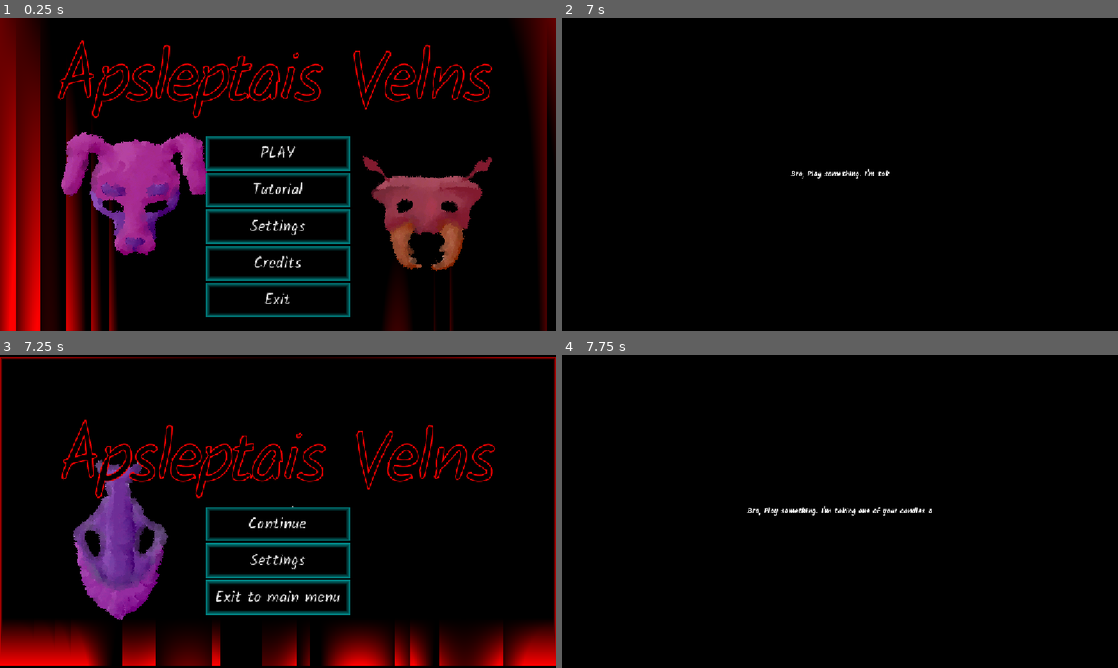
Above: before the commit, frames 1-4 (two rows, left to right).
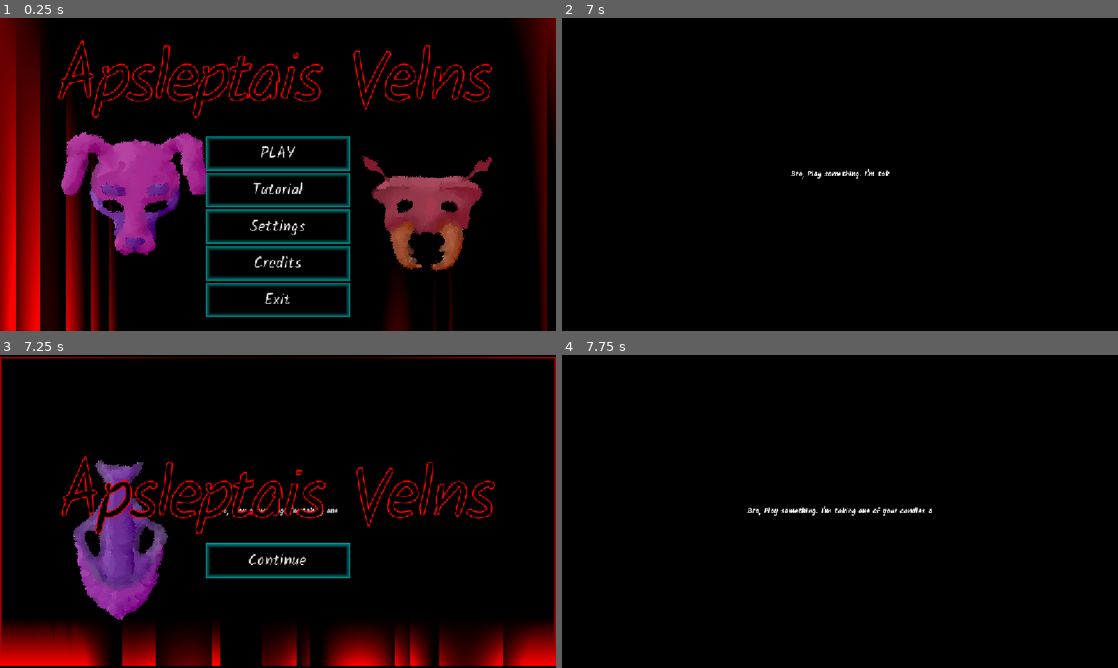
Above: after the commit, the same moments.

Repository: officialErnests/deus-ex-epidemia
Game: Godot game, scene res://Scenes/menus/main_menu.tscn
The game is run twice, just before and just after one commit, with the same random seed, the same clock (stepped at 60 frames per second) and the same inputs.
Inputs (mouse positions are in pixels of both pictures, inside the frame that each line leads up to):
- Up to frame 1 (0.25 s): no input
- Up to frame 2 (7 s): click "PLAY" at 0.5 s; click "Begin Battle" at 1.25 s; drag from (695, 205) to (695, 287) at 2.02 s; drag from (695, 287) to (695, 205) at 2.77 s; move the mouse to (745, 287) at 3.52 s; click (745, 287) at 3.67 s; drag from (789, 287) to (934, 287) at 4.27 s; drag from (840, 287) to (984, 287) at 5.02 s; tap Enter at 5.75 s; drag from (890, 287) to (745, 287) at 5.77 s; move the mouse to (934, 287) at 6.52 s; click (934, 287) at 6.67 s
- Up to frame 3 (7.25 s): tap Tab (Pause) at 7.15 s
- Up to frame 4 (7.75 s): click "Continue" at 7.25 s

Frames 1-2 are identical in both runs. In frame 3, 7.1% of the frame differs, in the area x 11-90%, y 20-84%; in frame 4, nothing differs.

Commit message:
READ PUSH
so when replaied multiple times it breaks down and cries
When you go to main menu and back into the game you get cards back

Diff:
--- a/Save Data/Player Runs/alpha.json
+++ b/Save Data/Player Runs/alpha.json
@@ -156,6 +156,88 @@
 					"Name": "Heracles",
 					"Type": 1.0
 				}
+			},
+			{
+				"1": {
+					"Attack": 3.0,
+					"Cost": 3.0,
+					"Description": "Immune While Attacking",
+					"Dev Comment": "immune while attacking",
+					"Effects": [],
+					"Health": 2.0,
+					"Name": "Perseus",
+					"Playable": 1.0,
+					"Pool": "Greek Heroes",
+					"Properties": [
+						"Immune While Attacking"
+					],
+					"Tribe": "Neutral",
+					"Type": 1.0
+				},
+				"2": {
+					"Attack": 5.0,
+					"Cost": 3.0,
+					"Description": "Immune While Attacking",
+					"Dev Comment": "immune while attacking",
+					"Effects": [],
+					"Health": 4.0,
+					"Name": "Perseus",
+					"Playable": 1.0,
+					"Pool": "Greek Heroes",
+					"Properties": [
+						"Immune While Attacking"
+					],
+					"Tribe": "Neutral",
+					"Type": 1.0
+				},
+				"3": {
+					"Attack": 3.0,
+					"Cost": 3.0,
+					"Description": "Immune While Attacking",
+					"Dev Comment": "immune while attacking",
+					"Effects": [],
+					"Health": 2.0,
+					"Name": "Perseus",
+					"Playable": 1.0,
+					"Pool": "Greek Heroes",
+					"Properties": [
+						"Immune While Attacking"
+					],
+					"Tribe": "Neutral",
+					"Type": 1.0
+				},
+				"4": {
+					"Attack": 3.0,
+					"Cost": 3.0,
+					"Description": "Immune While Attacking",
+					"Dev Comment": "immune while attacking",
+					"Effects": [],
+					"Health": 2.0,
+					"Name": "Perseus",
+					"Playable": 1.0,
+					"Pool": "Greek Heroes",
+					"Properties": [
+						"Immune While Attacking"
+					],
+					"Tribe": "Neutral",
+					"Type": 1.0
+				},
+				"5": {
+					"Attack": 3.0,
+					"Cost": 3.0,
+					"Description": "Immune While Attacking",
+					"Dev Comment": "immune while attacking",
+					"Effects": [],
+					"Health": 2.0,
+					"Name": "Perseus",
+					"Playable": 1.0,
+					"Pool": "Greek Heroes",
+					"Properties": [
+						"Immune While Attacking"
+					],
+					"Tribe": "Neutral",
+					"Type": 1.0
+				}
 			}
 		],
 		[
@@ -169,6 +251,117 @@
 					"Name": "Heracles",
 					"Type": 1.0
 				}
+			},
+			{
+				"1": {
+					"Attack": 3.0,
+					"Cost": 3.0,
+					"Description": "Immune While Attacking",
+					"Dev Comment": "immune while attacking",
+					"Effects": [],
+					"Health": 2.0,
+					"Name": "Perseus",
+					"Playable": 1.0,
+					"Pool": "Greek Heroes",
+					"Properties": [
+						"Immune While Attacking"
+					],
+					"Tribe": "Neutral",
+					"Type": 1.0
+				},
+				"2": {
+					"Attack": 5.0,
+					"Cost": 3.0,
+					"Description": "Immune While Attacking",
+					"Dev Comment": "immune while attacking",
+					"Effects": [],
+					"Health": 4.0,
+					"Name": "Perseus",
+					"Playable": 1.0,
+					"Pool": "Greek Heroes",
+					"Properties": [
+						"Immune While Attacking"
+					],
+					"Tribe": "Neutral",
+					"Type": 1.0
+				},
+				"3": {
+					"Attack": 3.0,
+					"Cost": 3.0,
+					"Description": "Immune While Attacking",
+					"Dev Comment": "immune while attacking",
+					"Effects": [],
+					"Health": 2.0,
+					"Name": "Perseus",
+					"Playable": 1.0,
+					"Pool": "Greek Heroes",
+					"Properties": [
+						"Immune While Attacking"
+					],
+					"Tribe": "Neutral",
+					"Type": 1.0
+				},
+				"4": {
+					"Attack": 3.0,
+					"Cost": 3.0,
+					"Description": "Immune While Attacking",
+					"Dev Comment": "immune while attacking",
+					"Effects": [],
+					"Health": 2.0,
+					"Name": "Perseus",
+					"Playable": 1.0,
+					"Pool": "Greek Heroes",
+					"Properties": [
+						"Immune While Attacking"
+					],
+					"Tribe": "Neutral",
+					"Type": 1.0
+				},
+				"5": {
+					"Attack": 3.0,
+					"Cost": 3.0,
+					"Description": "Immune While Attacking",
+					"Dev Comment": "immune while attacking",
+					"Effects": [],
+					"Health": 2.0,
+					"Name": "Perseus",
+					"Playable": 1.0,
+					"Pool": "Greek Heroes",
+					"Properties": [
+						"Immune While Attacking"
+					],
+					"Tribe": "Neutral",
+					"Type": 1.0
+				},
+				"6": {
+					"Attack": 3.0,
+					"Cost": 3.0,
+					"Description": "Immune While Attacking",
+					"Dev Comment": "immune while attacking",
+					"Effects": [],
+					"Health": 2.0,
+					"Name": "Perseus",
+					"Playable": 1.0,
+					"Pool": "Greek Heroes",
+					"Properties": [
+						"Immune While Attacking"
+					],
+					"Tribe": "Neutral",
+					"Type": 1.0
+				},
+				"7": {
+					"Attack": 4.0,
+					"Cost": 3.0,
+					"Description": "",
+					"Dev Comment": " Big guy with good stats for the cost. Doesn't scale, but is great on it's own",
+					"Effects": [],
+					"Health": 5.0,
+					"Name": "Hercules",
+					"Playable": 1.0,
+					"Pool": "Greek Heroes",
+					"Tribe": "Neutral",
+					"Type": 1.0
+				}
 			}
 		],
 		[
@@ -180,6 +373,120 @@
 					"Effects": [],
 					"Health": 14.0,
 					"Name": "Heracles",
+					"Type": 1.0
+				}
+			},
+			{
+				"1": {
+					"Attack": 13.0,
+					"Cost": 3.0,
+					"Description": "Immune While Attacking",
+					"Dev Comment": "immune while attacking",
+					"Effects": [],
+					"Health": 12.0,
+					"Name": "Perseus",
+					"Playable": 1.0,
+					"Pool": "Greek Heroes",
+					"Properties": [
+						"Immune While Attacking"
+					],
+					"Tribe": "Neutral",
+					"Type": 1.0
+				},
+				"2": {
+					"Attack": 3.0,
+					"Cost": 3.0,
+					"Description": "Immune While Attacking",
+					"Dev Comment": "immune while attacking",
+					"Effects": [],
+					"Health": 2.0,
+					"Name": "Perseus",
+					"Playable": 1.0,
+					"Pool": "Greek Heroes",
+					"Properties": [
+						"Immune While Attacking"
+					],
+					"Tribe": "Neutral",
+					"Type": 1.0
+				},
+				"3": {
+					"Attack": 3.0,
+					"Cost": 3.0,
+					"Description": "Immune While Attacking",
+					"Dev Comment": "immune while attacking",
+					"Effects": [],
+					"Health": 2.0,
+					"Name": "Perseus",
+					"Playable": 1.0,
+					"Pool": "Greek Heroes",
+					"Properties": [
+						"Immune While Attacking"
+					],
+					"Tribe": "Neutral",
+					"Type": 1.0
+				},
+				"4": {
+					"Attack": 3.0,
+					"Cost": 3.0,
+					"Description": "Immune While Attacking",
+					"Dev Comment": "immune while attacking",
+					"Effects": [],
+					"Health": 2.0,
+					"Name": "Perseus",
+					"Playable": 1.0,
+					"Pool": "Greek Heroes",
+					"Properties": [
+						"Immune While Attacking"
+					],
+					"Tribe": "Neutral",
+					"Type": 1.0
+				},
+				"5": {
+					"Attack": 3.0,
+					"Cost": 3.0,
+					"Description": "Immune While Attacking",
+					"Dev Comment": "immune while attacking",
+					"Effects": [],
+					"Health": 2.0,
+					"Name": "Perseus",
+					"Playable": 1.0,
+					"Pool": "Greek Heroes",
+					"Properties": [
+						"Immune While Attacking"
+					],
+					"Tribe": "Neutral",
+					"Type": 1.0
+				},
+				"6": {
+					"Attack": 3.0,
+					"Cost": 3.0,
+					"Description": "Immune While Attacking",
+					"Dev Comment": "immune while attacking",
+					"Effects": [],
+					"Health": 2.0,
+					"Name": "Perseus",
+					"Playable": 1.0,
+					"Pool": "Greek Heroes",
+					"Properties": [
+						"Immune While Attacking"
+					],
+					"Tribe": "Neutral",
+					"Type": 1.0
+				},
+				"7": {
+					"Attack": 3.0,
+					"Cost": 3.0,
+					"Description": "Immune While Attacking",
+					"Dev Comment": "immune while attacking",
+					"Effects": [],
+					"Health": 2.0,
+					"Name": "Perseus",
+					"Playable": 1.0,
+					"Pool": "Greek Heroes",
+					"Properties": [
+						"Immune While Attacking"
+					],
+					"Tribe": "Neutral",
 					"Type": 1.0
 				}
 			}
--- a/Scenes/menus/Pause_menu.tscn
+++ b/Scenes/menus/Pause_menu.tscn
@@ -78,6 +78,7 @@
 text = "Continue"
 
 [node name="Settings" type="Button" parent="CenterContainer/Middle/VBoxContainer" unique_id=902498945]
+visible = false
 layout_mode = 2
 theme = ExtResource("2_wwohx")
 text = "Settings
@@ -86,6 +87,7 @@
 script = ExtResource("4_yhqo1")
 
 [node name="Exit" type="Button" parent="CenterContainer/Middle/VBoxContainer" unique_id=1637150840]
+visible = false
 layout_mode = 2
 theme = ExtResource("2_wwohx")
 text = "Exit to main menu"
